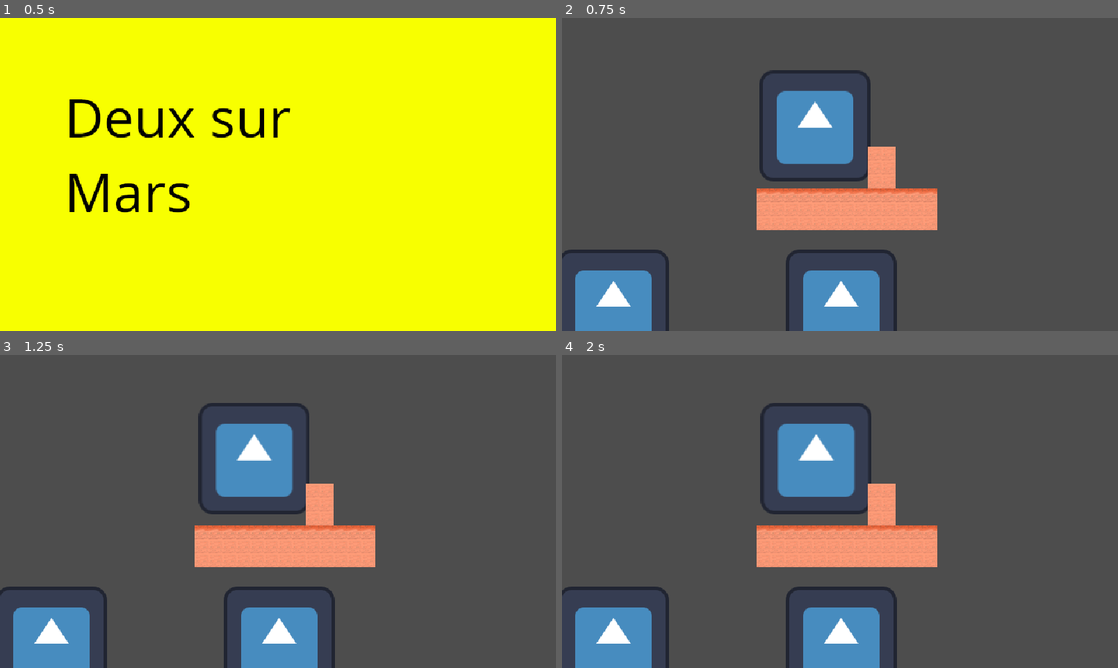
Above: before the commit, frames 1-4 (two rows, left to right).
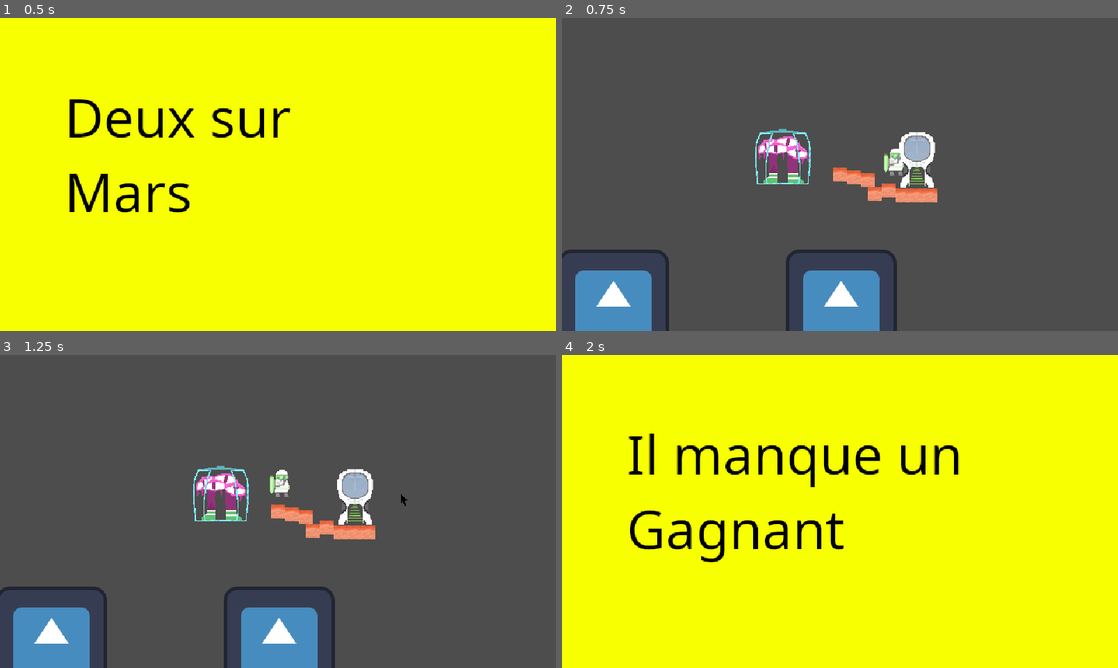
Above: after the commit, the same moments.

Repository: LeResteDuMonde/GameJamPSU
Game: Godot game, scene res://scene/Main.tscn
Same seed, same stepped clock (60 frames per second), same inputs: the game is played once before the commit and once after it. The engine's default icon, where the game draws it, is replaced by a stand-in: a white triangle on a blue panel in a dark square.
Inputs (mouse positions are in pixels of both pictures, inside the frame that each line leads up to):
- Up to frame 1 (0.5 s): no input
- Up to frame 2 (0.75 s): tap Enter at 0.5 s; move the mouse to (962, 158) at 0.52 s; hold D (right) from 0.53 s (still down); click (962, 158) at 0.6 s
- Up to frame 3 (1.25 s): keep holding D (right); tap Space (jump) at 0.77 s
- Up to frame 4 (2 s): keep holding D (right); move the mouse to (728, 527) at 1.27 s; click (728, 527) at 1.35 s; tap Space (jump) at 1.52 s

Frame 1 is identical in both runs. In frame 2, 10% of the frame differs, in the area x 34-68%, y 16-68%; in frame 3, 10%; in frame 4, 100%, in the area x 0-100%, y 0-100%.

Commit message:
Fixed some bug, and first (bad) playable demo

Diff:
--- a/scene/CagedMonster.tscn
+++ b/scene/CagedMonster.tscn
@@ -6,7 +6,7 @@
 [ext_resource type="Script" path="res://script/deletableArea.gd" id="4_imqrv"]
 
 [sub_resource type="RectangleShape2D" id="RectangleShape2D_472wj"]
-size = Vector2(113, 120)
+size = Vector2(63, 62)
 
 [node name="CagedMonster" type="CharacterBody2D" groups=["Monster"]]
 script = ExtResource("1_beoon")
--- a/scene/Cursor.tscn
+++ b/scene/Cursor.tscn
@@ -4,17 +4,17 @@
 [ext_resource type="Texture2D" uid="uid://ca7bcubed76bo" path="res://sprite/cursor.png" id="2_p1oyv"]
 
 [sub_resource type="RectangleShape2D" id="RectangleShape2D_pfjvf"]
-size = Vector2(34.5, 34.5)
+size = Vector2(8.25, 8.25)
 
 [node name="Cursor" type="Node2D"]
 script = ExtResource("1_7n3nm")
 
 [node name="Sprite2D" type="Sprite2D" parent="."]
-scale = Vector2(0.05, 0.05)
+scale = Vector2(0.01, 0.01)
 texture = ExtResource("2_p1oyv")
 
 [node name="Area2D" type="Area2D" parent="."]
 
 [node name="CollisionShape2D" type="CollisionShape2D" parent="Area2D"]
-position = Vector2(-7, -18)
+position = Vector2(-2.125, -3.125)
 shape = SubResource("RectangleShape2D_pfjvf")
--- a/scene/Main.tscn
+++ b/scene/Main.tscn
@@ -1,11 +1,12 @@
-[gd_scene load_steps=6 format=3 uid="uid://r2jg2qa78ljk"]
+[gd_scene load_steps=8 format=3 uid="uid://r2jg2qa78ljk"]
 
+[ext_resource type="PackedScene" uid="uid://3n3atoqehe5u" path="res://scene/Player.tscn" id="1_5qlf1"]
+[ext_resource type="PackedScene" uid="uid://b8tfkx4yebvud" path="res://scene/Cursor.tscn" id="1_mgw5y"]
 [ext_resource type="PackedScene" uid="uid://c81jqkjhumv0x" path="res://scene/Platform.tscn" id="2_kb0mr"]
 [ext_resource type="PackedScene" uid="uid://7keiadubnxu6" path="res://scene/MoovingPlatform.tscn" id="5_x6sdr"]
 [ext_resource type="PackedScene" uid="uid://clx0tvtrn2uj6" path="res://scene/CagedMonster.tscn" id="6_3gsa4"]
-[ext_resource type="PackedScene" uid="uid://cig1lktdll0l8" path="res://scene/Player.tscn" id="1_5qlf1"]
-[ext_resource type="PackedScene" uid="uid://do3cgg7aspb21" path="res://scene/Cursor.tscn" id="1_mgw5y"]
-[ext_resource type="PackedScene" uid="uid://dxando70wohj8" path="res://scene/Tiles.tscn" id="3_1o3jh"]
+[ext_resource type="PackedScene" uid="uid://dn6nb5cwjnt1m" path="res://scene/StarShip.tscn" id="7_l1aai"]
+[ext_resource type="PackedScene" uid="uid://bpr17yvdebkct" path="res://scene/Tile.tscn" id="7_siwmh"]
 
 [node name="Main" type="Node2D"]
 position = Vector2(2, -2)
@@ -33,9 +34,36 @@
 visible = false
 
 [node name="MoovingPlatform" parent="." instance=ExtResource("5_x6sdr")]
+visible = false
 position = Vector2(339, 74)
 
 [node name="CagedMonster" parent="." instance=ExtResource("6_3gsa4")]
-position = Vector2(-452, 14)
+position = Vector2(-73, -19)
 
-[node name="Tiles" parent="." instance=ExtResource("3_1o3jh")]
+[node name="StarShip" parent="." instance=ExtResource("7_l1aai")]
+position = Vector2(88, -17)
+
+[node name="Tiles" type="Node2D" parent="."]
+
+[node name="Tile8" parent="Tiles" instance=ExtResource("7_siwmh")]
+position = Vector2(40, 22)
+
+[node name="Tile" parent="Tiles" instance=ExtResource("7_siwmh")]
+
+[node name="Tile2" parent="Tiles" instance=ExtResource("7_siwmh")]
+position = Vector2(16, 3)
+
+[node name="Tile3" parent="Tiles" instance=ExtResource("7_siwmh")]
+position = Vector2(32, 6)
+
+[node name="Tile4" parent="Tiles" instance=ExtResource("7_siwmh")]
+position = Vector2(72, 24)
+
+[node name="Tile5" parent="Tiles" instance=ExtResource("7_siwmh")]
+position = Vector2(88, 24)
+
+[node name="Tile6" parent="Tiles" instance=ExtResource("7_siwmh")]
+position = Vector2(104, 24)
+
+[node name="Tile7" parent="Tiles" instance=ExtResource("7_siwmh")]
+position = Vector2(56, 18)
--- a/scene/Player.tscn
+++ b/scene/Player.tscn
@@ -1,17 +1,21 @@
 [gd_scene load_steps=4 format=3 uid="uid://3n3atoqehe5u"]
 
 [ext_resource type="Script" path="res://script/player.gd" id="1_mceob"]
-[ext_resource type="Texture2D" uid="uid://fgliatx3a6cx" path="res://icon.svg" id="2_a7m5g"]
+[ext_resource type="Texture2D" uid="uid://bv5m0xdfeeagp" path="res://sprite/spritePlayer1.png" id="2_mscmd"]
 
-[sub_resource type="CapsuleShape2D" id="CapsuleShape2D_f51cr"]
-radius = 62.635
-height = 144.41
+[sub_resource type="RectangleShape2D" id="RectangleShape2D_2dxre"]
+size = Vector2(20, 32)
 
 [node name="Player" type="CharacterBody2D"]
 script = ExtResource("1_mceob")
 
 [node name="CollisionShape2D" type="CollisionShape2D" parent="."]
-shape = SubResource("CapsuleShape2D_f51cr")
+shape = SubResource("RectangleShape2D_2dxre")
 
 [node name="Sprite2D" type="Sprite2D" parent="."]
-texture = ExtResource("2_a7m5g")
+texture = ExtResource("2_mscmd")
+
+[node name="Area2D" type="Area2D" parent="."]
+
+[node name="CollisionShape2D" type="CollisionShape2D" parent="Area2D"]
+shape = SubResource("RectangleShape2D_2dxre")
--- a/script/CagedMonster.gd
+++ b/script/CagedMonster.gd
@@ -33,7 +33,15 @@
 		if collision_event != null:
 			print_debug("collision")
 			if "kill" in collision_event.get_collider():
-				print_debug("kill")
+				GameManager.killPlayer()
+
+func highlight():
+	if not isDeadly:
+		get_node("cage").modulate.a = 0.5
+
+func unhighlight():
+	if not isDeadly:
+		get_node("cage").modulate.a = 1
 
 func delete():
 	makeDeadly()
--- a/script/deletableArea.gd
+++ b/script/deletableArea.gd
@@ -11,21 +11,19 @@
 	return area.get_node("../").name == "Cursor"
 
 func onAreaEntered(area):
-	if isCursor(area):
+	if isCursor(area) && GameManager.isDeletePhase:
 		for g in object.get_groups():
-			print(g)
 			get_tree().call_group(g, "highlight")
 		isSelected = true
 
 func onAreaExited(area):
-	if isCursor(area):
+	if isCursor(area) && GameManager.isDeletePhase:
 		for g in object.get_groups():
 			get_tree().call_group(g, "unhighlight")
 		isSelected = false
 
 func _input(event):
-	if event.is_action_released("click") && isSelected:
-		print("click")
+	if event.is_action_released("click") && isSelected && GameManager.isDeletePhase:
 		for g in object.get_groups():
 			get_tree().call_group(g, "delete")
 		GameManager.switchToPlayPhase()
--- a/script/manager/cursorManager.gd
+++ b/script/manager/cursorManager.gd
@@ -8,7 +8,7 @@
 #	spawnCursor() # TODO remove
 
 func spawnCursor():
-#	print("spawn cursor")
+	print("spawn cursor")
 	cursor = cursorS.instantiate()
 	GameManager.main.add_child(cursor)
 
--- a/script/player.gd
+++ b/script/player.gd
@@ -33,8 +33,8 @@
 	move_and_slide()
 
 func kill():
+	PlayerManager.respawnPlayer()
 	GameManager.killPlayer()
-	print_debug("kill the player")
 
 func jump(delta,jump):
 	if not is_on_floor():
